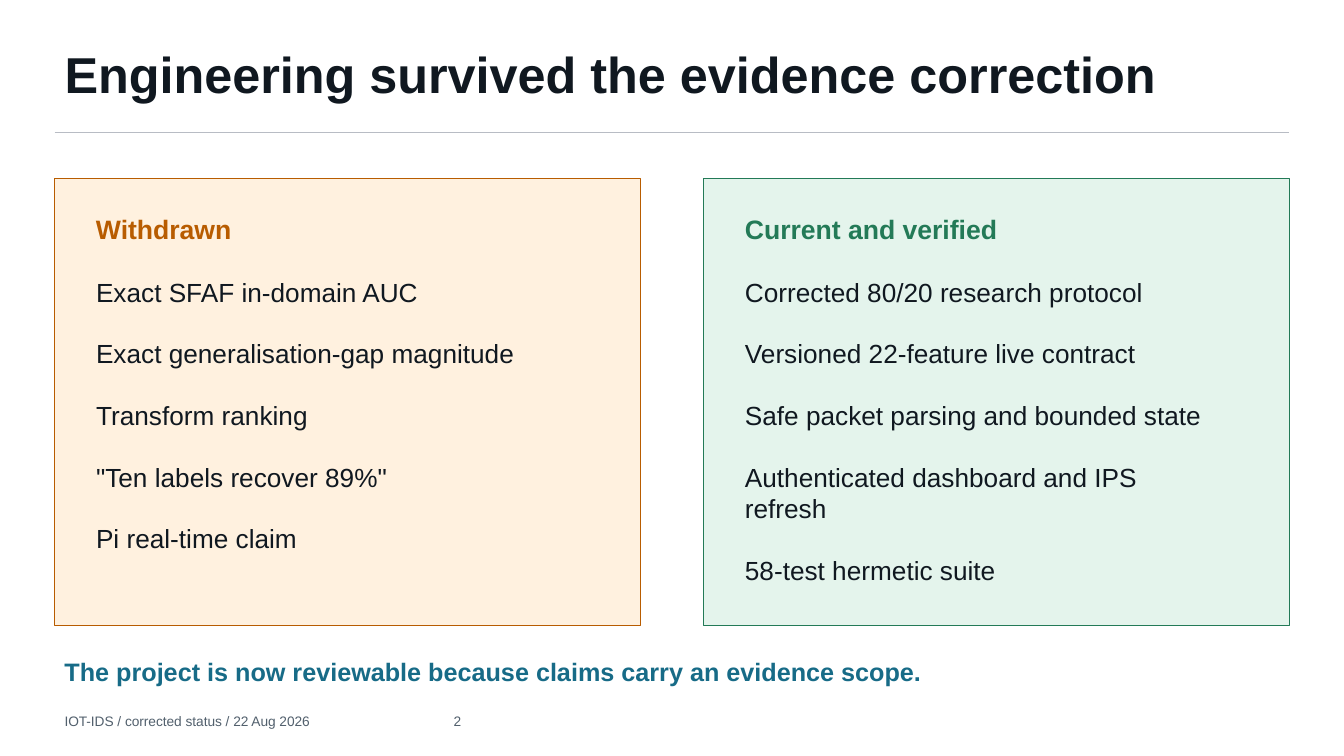
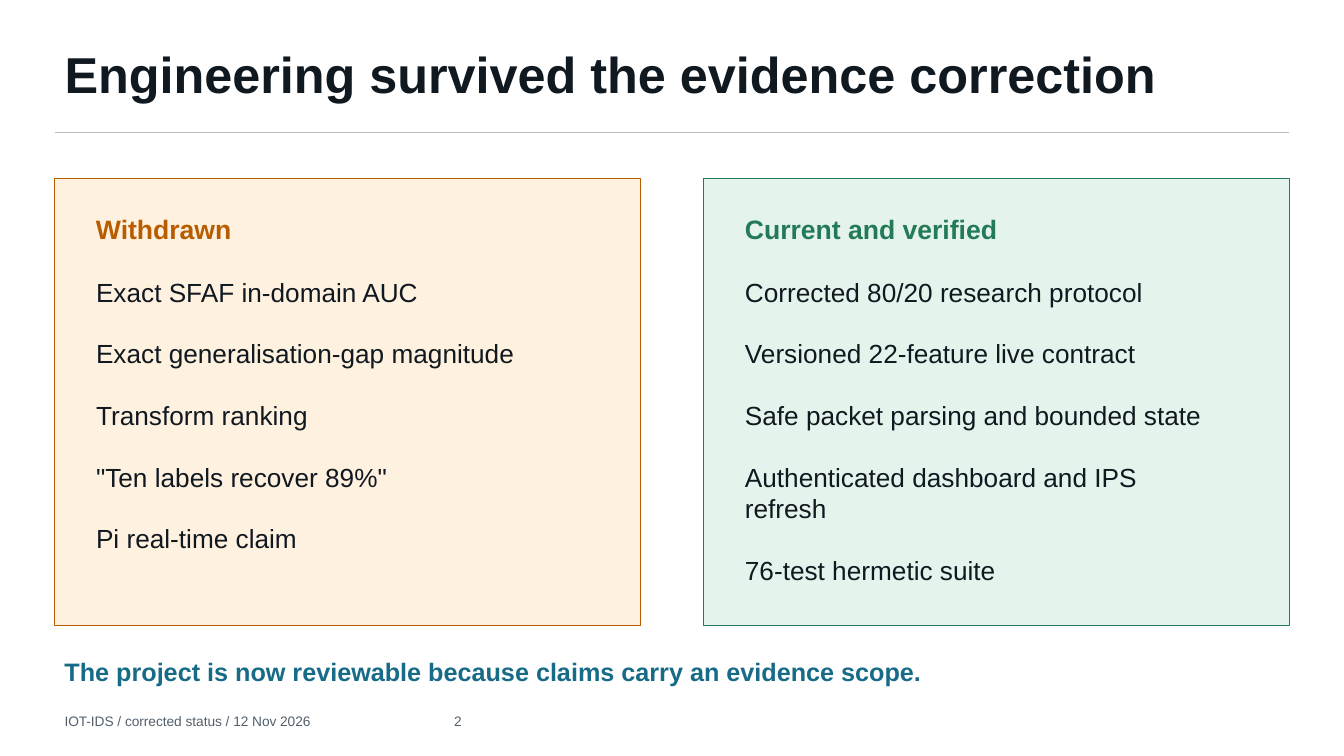
Before and after one commit to malharc373/IoT_IDS, a slide deck: slide 2 of output/presentation/IOT_IDS_Corrected_Project_Review.pptx. Drawn at 1344x756 pixels with LibreOffice and Linux fonts; fonts in the diff are those of the drawing. Boxes give left, top, right and bottom in pixels: in the first picture for what was removed or moved away, otherwise in the second. Text is boxed around its words. In the diff, an @@ line names an element or a change of style, - is before the commit and + after.

```diff
--- a/output/presentation/IOT_IDS_Corrected_Project_Review.pptx
+++ b/output/presentation/IOT_IDS_Corrected_Project_Review.pptx
@@ text at (745,561,995,581): text changed @@
-58-test hermetic suite
+76-test hermetic suite
@@ text at (65,716,462,726): text changed @@
-IOT-IDS / corrected status / 22 Aug 2026 2
+IOT-IDS / corrected status / 12 Nov 2026 2
```
Also in this commit, not shown: 10 other slides changed, 2 slides added, 1 other file.
